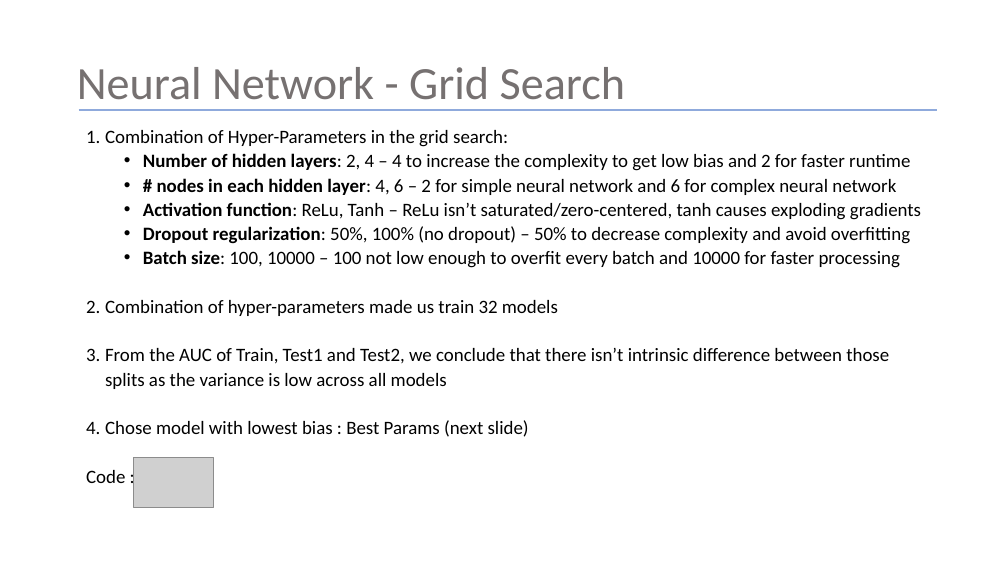
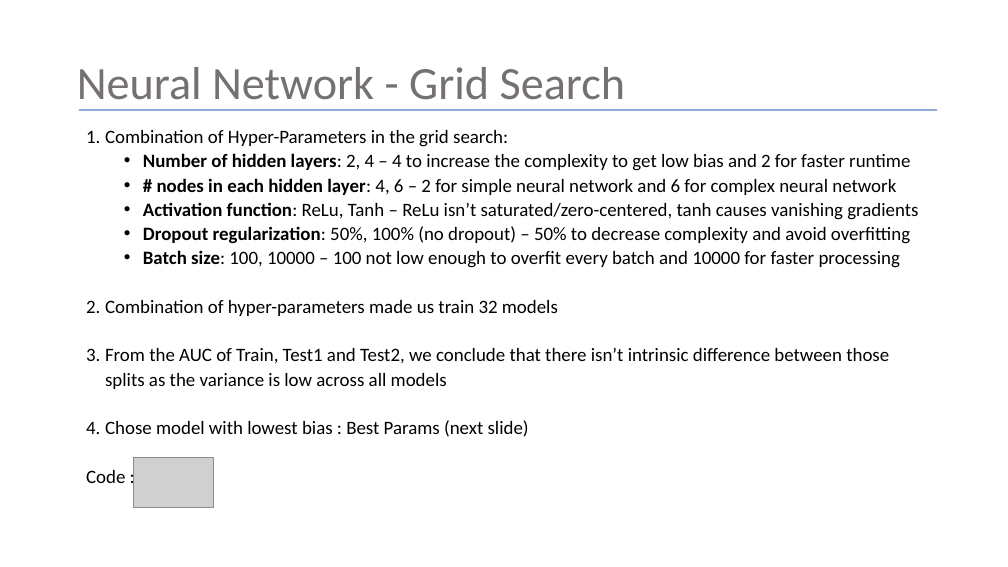
Before and after one commit to Shritej24c/Credit-Default-Pred, a slide deck: slide 14 of Credit Default Risk.pptx. Drawn at 1008x567 pixels with LibreOffice and Linux fonts; fonts in the diff are those of the drawing; grey boxes stand for pictures. Boxes give left, top, right and bottom in pixels: in the first picture for what was removed or moved away, otherwise in the second. Text is boxed around its words. In the diff, an @@ line names an element or a change of style, - is before the commit and + after.

Commit message:
PPT updatex

```diff
--- a/Credit Default Risk.pptx
+++ b/Credit Default Risk.pptx
@@ text at <box>143,202,918,220</box>: text changed @@
-  • Activation function: ReLu, Tanh – ReLu isn’t saturated/zero-centered, tanh causes exploding gradients
+  • Activation function: ReLu, Tanh – ReLu isn’t saturated/zero-centered, tanh causes vanishing gradients
```
Also in this commit, not shown: 1 other file.
